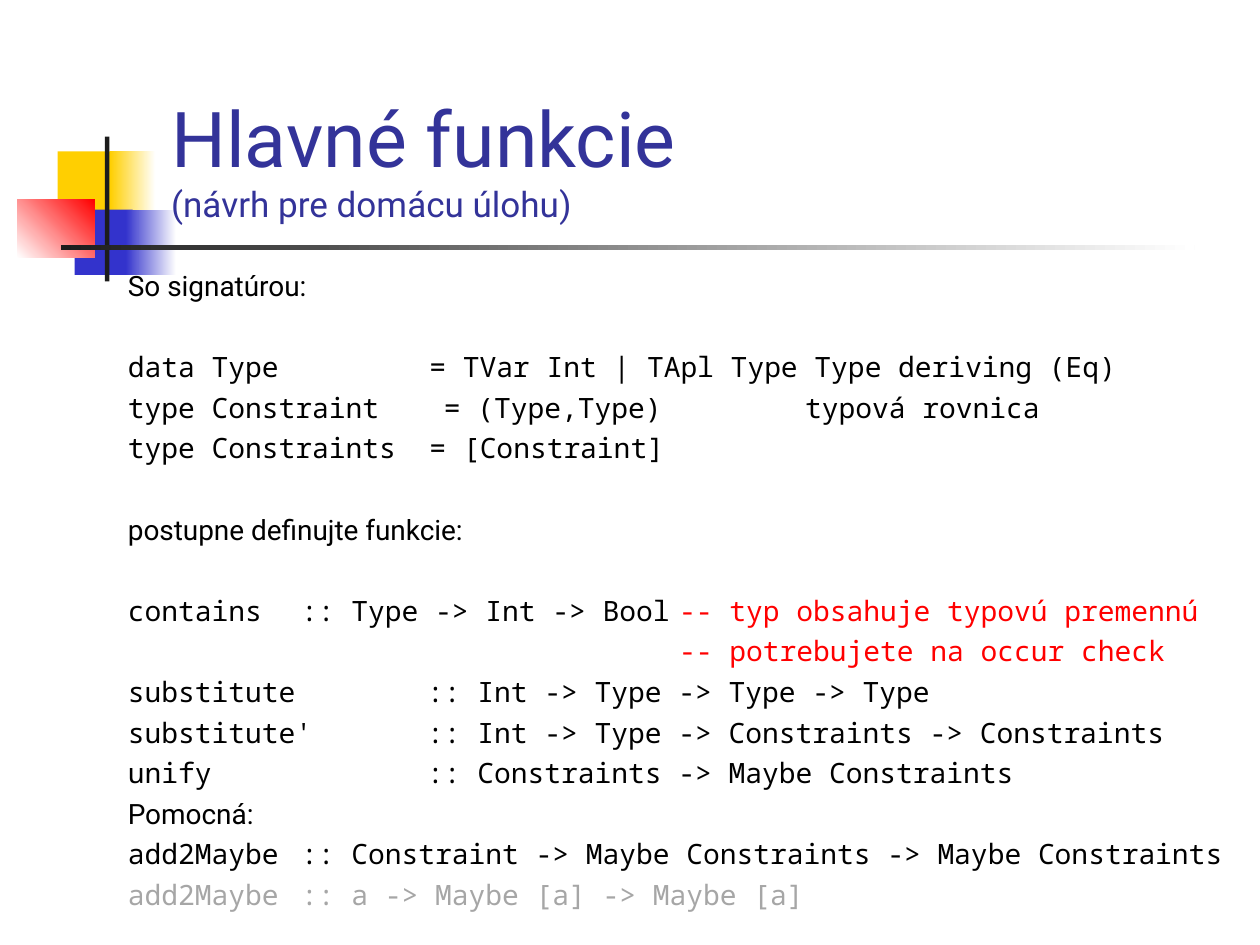
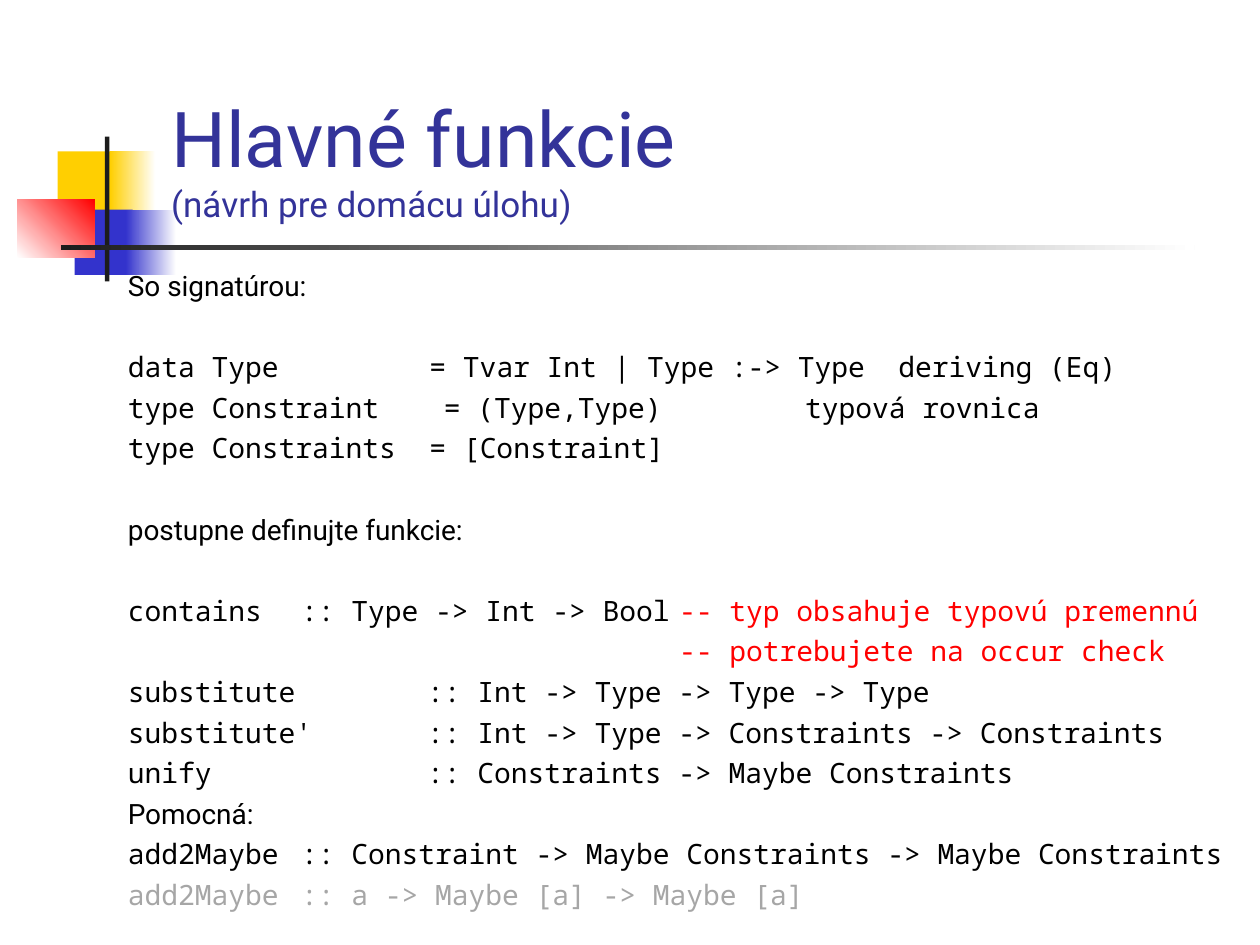
Before and after one commit to Funkcionalne/Prednasky, a slide deck: slide 27 of 08/08_fpro.ppt. Drawn at 1260x945 pixels with LibreOffice and Linux fonts; fonts in the diff are those of the drawing. Boxes give left, top, right and bottom in pixels: in the first picture for what was removed or moved away, otherwise in the second. Text is boxed around its words. In the diff, an @@ line names an element or a change of style, - is before the commit and + after.

```diff
--- a/08/08_fpro.ppt
+++ b/08/08_fpro.ppt
@@ text at <box>128,355,1116,384</box>: text changed @@
-data Type = TVar Int | TApl Type Type deriving (Eq)
+data Type = Tvar Int | Type :-> Type deriving (Eq)
```
Also in this commit, not shown: 22 other slides changed, 1 other file.
